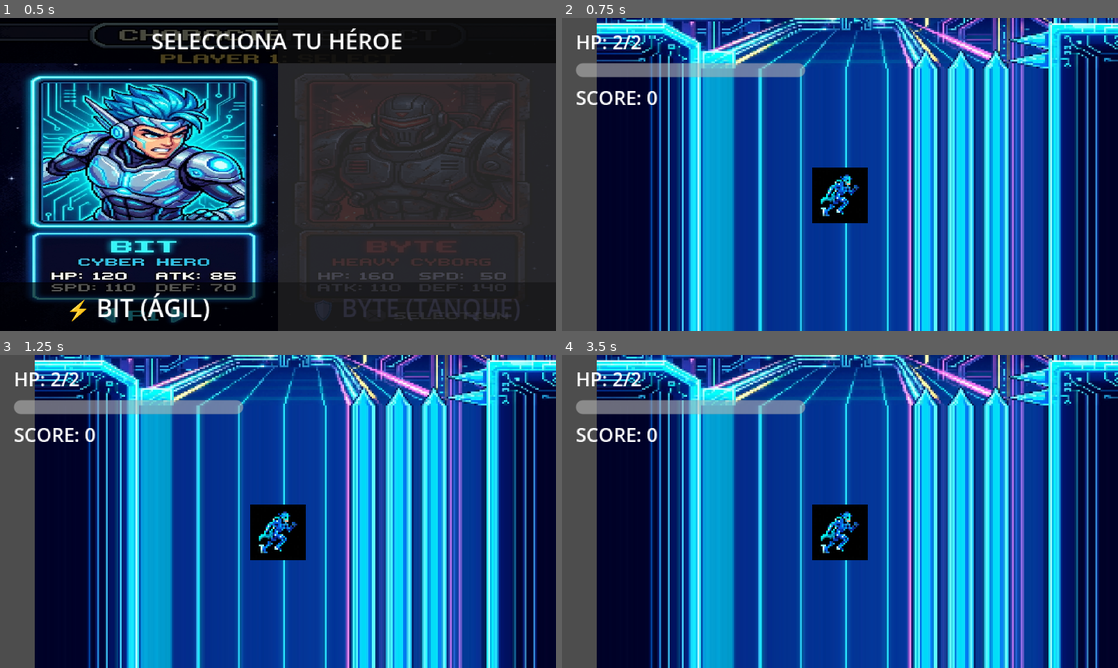
Above: before the commit, frames 1-4 (two rows, left to right).
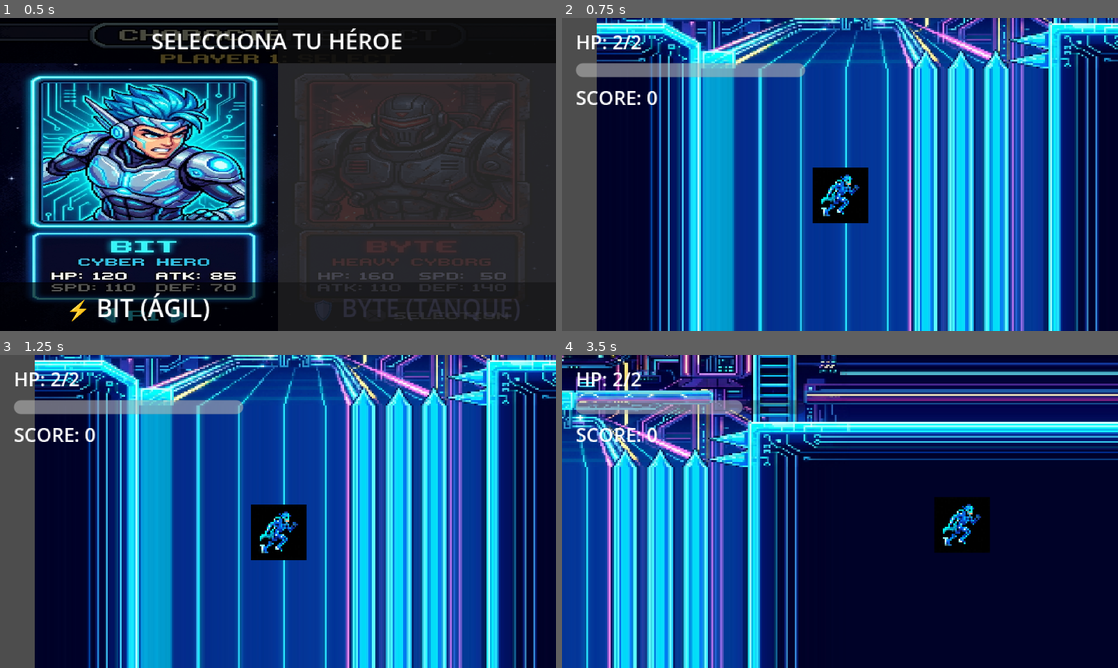
Above: after the commit, the same moments.

Repository: SilverMast1/godot-2d-8bit-game
Game: Godot game, scene res://scenes/ui/character_selection.tscn
The game is run twice, just before and just after one commit, with the same random seed, the same clock (stepped at 60 frames per second) and the same inputs.
Inputs:
- Up to frame 1 (0.5 s): no input
- Up to frame 2 (0.75 s): tap Enter at 0.5 s; hold D from 0.53 s (still down); hold J from 0.53 s (still down)
- Up to frame 3 (1.25 s): keep holding D; keep holding J; tap Space at 0.77, 1.07 s; tap X at 0.8 s
- Up to frame 4 (3.5 s): release J at 1.28 s; tap X at 1.35 s; tap Space at 1.52, 1.82, 3.02, 3.32 s; tap K at 1.55 s; release D at 2.03 s; hold A 2.03-2.78 s; hold K 2.03-2.78 s; tap C at 2.3, 2.85 s; hold D from 2.78 s (still down); tap L at 3.05 s

Frame 1 is identical in both runs. In frame 2, 0.2% of the frame differs, in the area x 45-56%, y 47-66%; in frame 3, 0.3%; in frame 4, 91%, in the area x 0-100%, y 0-100%.

Commit message:
fix: add direct keyboard fallbacks for movement, jump, and combat actions in player_base.gd

Diff:
--- a/kernel-chronicles/scripts/player/player_base.gd
+++ b/kernel-chronicles/scripts/player/player_base.gd
@@ -73,21 +73,28 @@
 
 func handle_movement(delta: float) -> void:
 	var direction := Input.get_axis("move_left", "move_right")
-	if direction != 0:
+	if direction == 0.0:
+		if Input.is_key_pressed(KEY_A) or Input.is_key_pressed(KEY_LEFT):
+			direction = -1.0
+		elif Input.is_key_pressed(KEY_D) or Input.is_key_pressed(KEY_RIGHT):
+			direction = 1.0
+
+	if direction != 0.0:
 		velocity.x = move_toward(velocity.x, direction * speed, acceleration * delta)
 		if sprite:
 			sprite.flip_h = direction < 0
 	else:
 		velocity.x = move_toward(velocity.x, 0.0, friction * delta)
 
-	if Input.is_action_just_pressed("jump") and is_on_floor():
+	var jump_pressed := Input.is_action_just_pressed("jump") or Input.is_key_pressed(KEY_SPACE) or Input.is_key_pressed(KEY_W) or Input.is_key_pressed(KEY_UP)
+	if jump_pressed and is_on_floor():
 		perform_jump()
 
-	if Input.is_action_just_pressed("attack"):
+	if Input.is_action_just_pressed("attack") or Input.is_key_pressed(KEY_J) or Input.is_key_pressed(KEY_X):
 		trigger_attack()
-	elif Input.is_action_pressed("shield"):
+	elif Input.is_action_pressed("shield") or Input.is_key_pressed(KEY_K) or Input.is_key_pressed(KEY_C):
 		trigger_shield()
-	elif Input.is_action_just_pressed("special_attack"):
+	elif Input.is_action_just_pressed("special_attack") or Input.is_key_pressed(KEY_L) or Input.is_key_pressed(KEY_V):
 		trigger_special_attack()
 
 func perform_jump() -> void:
@@ -127,7 +134,8 @@
 
 func handle_shield_state(delta: float) -> void:
 	velocity.x = move_toward(velocity.x, 0.0, friction * delta)
-	if not Input.is_action_pressed("shield"):
+	var shield_active := Input.is_action_pressed("shield") or Input.is_key_pressed(KEY_K) or Input.is_key_pressed(KEY_C)
+	if not shield_active:
 		change_state(State.IDLE)
 
 func handle_special_attack_state(delta: float) -> void:
